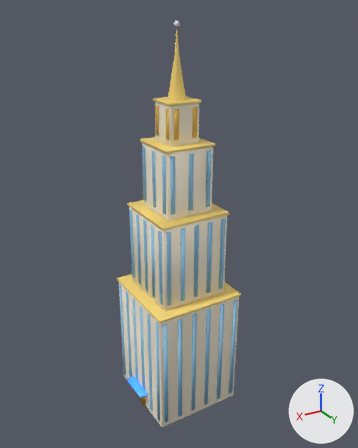
The glTF model public/models/lod2/skyscraper.glb: old version first, new version second.
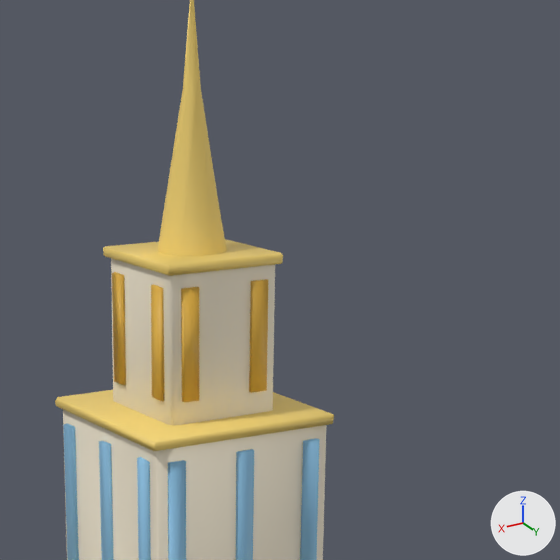
The first picture shows the older version from a 50 mm camera at (42.3, 71.1, 72.5) aimed at (-0.4, 0.0, 36.9). The close-ups show the older and then the newer version on the part from 35% to 77% of the width and 7% to 41% of the height of that picture. Only the edits that show in the close-ups are written down. The axes (+X, +Y, +Z) are drawn at lower right. The lights are the same throughout. Vertices at exactly the same position are counted once.

Names of what the first close-up shows: 'skyscraper'.
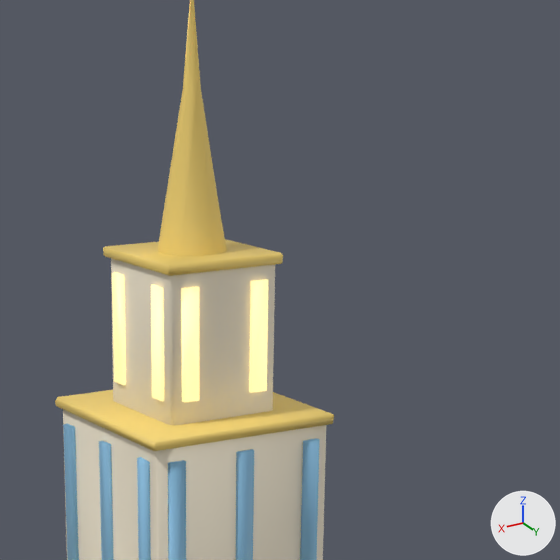
Patch to the scene script:
```diff
--- a/public/models/lod2/skyscraper.glb.py
+++ b/public/models/lod2/skyscraper.glb.py
@@ me_skyscraper_004 @@
 me_skyscraper_004.from_pydata(...)  # 786 vertices, 1268 faces; spans x -0.27..0.27, y -0.24..0.24, z -1.0..1.0
 # used by ob_skyscraper; location = (0.74, -0.02, 35.55); scale = (35.5, 35.5, 35.5)
+# me_skyscraper_004 part 1: 1212 kept faces spanning x -0.27..0.27, y -0.24..0.24, z -1.0..1.0 get new texture (UV) coordinates
 me_skyscraper_004.materials.append(mat_toy)
```

Changed parts and their boxes (x1, y1, x2, y2) in the close-ups (560 x 560 px):
part 1 of me_skyscraper_004, surface changed (yellow to beige)
    both: (57, 268, 286, 420)
